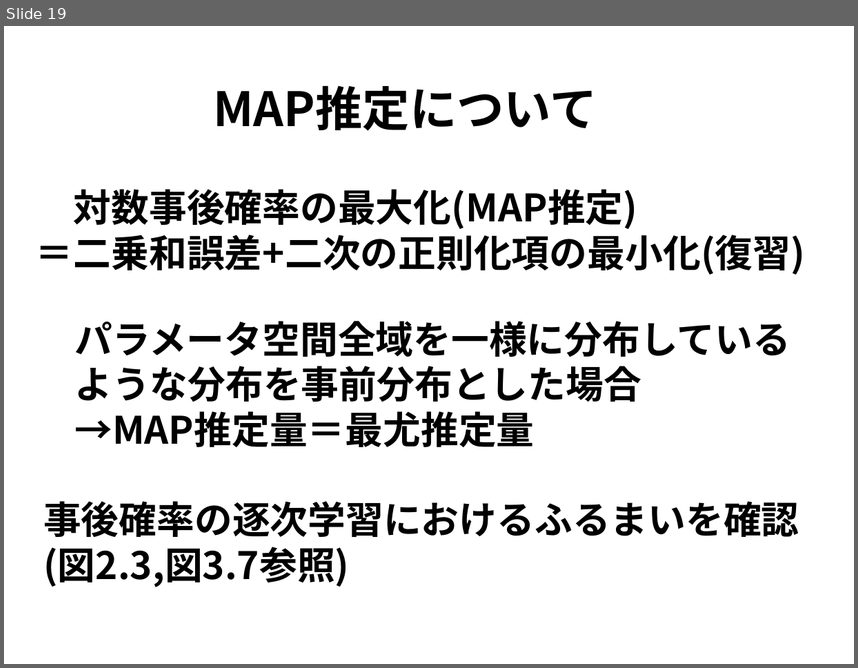
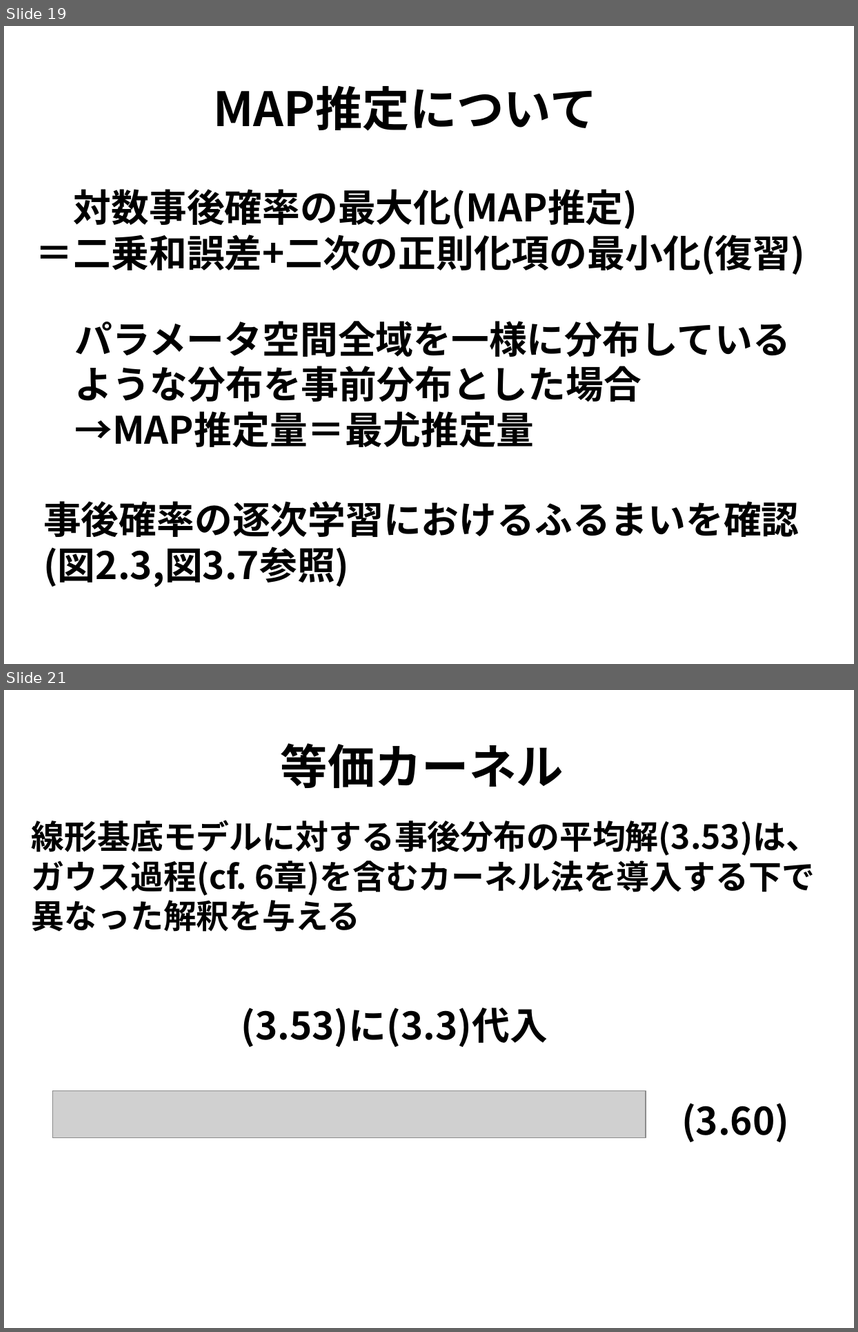
Before and after one commit to j-i-k-o/PRMLSeminar, a slide deck: 3章/PRML3章.pptx. Shown one above the other, each under a label of ours: slide 19 before the commit, slides 19 and 21 after it; the slides between them are not shown. The pictures are 858x668 and 858x1332 pixels, drawn with LibreOffice and Linux fonts; fonts in the diff are those of the drawing; grey boxes stand for pictures. Boxes give left, top, right and bottom in pixels: in the first picture for what was removed or moved away, otherwise in the second. Text is boxed around its words. In the diff, an @@ line names an element or a change of style, - is before the commit and + after.

```diff
--- a/3章/PRML3章.pptx
+++ b/3章/PRML3章.pptx
@@ slide 21 added at box(4, 690, 854, 1328), background #FFFFFF @@
@@ text added at box(281, 743, 564, 788), 40 pt, text #000000, bold @@
+等価カーネル
@@ text added at box(32, 820, 819, 931), 28 pt, text #000000, bold @@
+線形基底モデルに対する事後分布の平均解(3.53)は、
+ガウス過程(cf. 6章)を含むカーネル法を導入する下で
+異なった解釈を与える
@@ text added at box(241, 1007, 548, 1047), 32 pt, text #000000, bold @@
+(3.53)に(3.3)代入
@@ picture added at box(52, 1090, 646, 1137) @@
@@ text added at box(682, 1103, 789, 1142), 32 pt, text #000000, bold @@
+(3.60)
```
Also in this commit, not shown: 7 other slides added, 1 slide removed, 1 other file.
